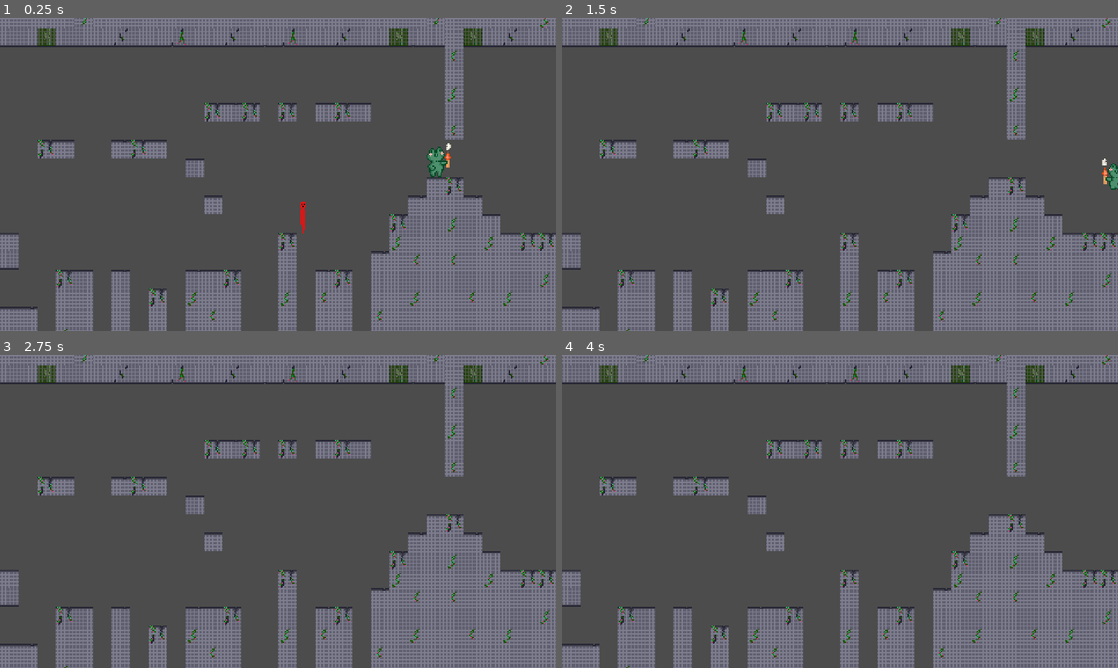
Above: before the commit, frames 1-4 (two rows, left to right).
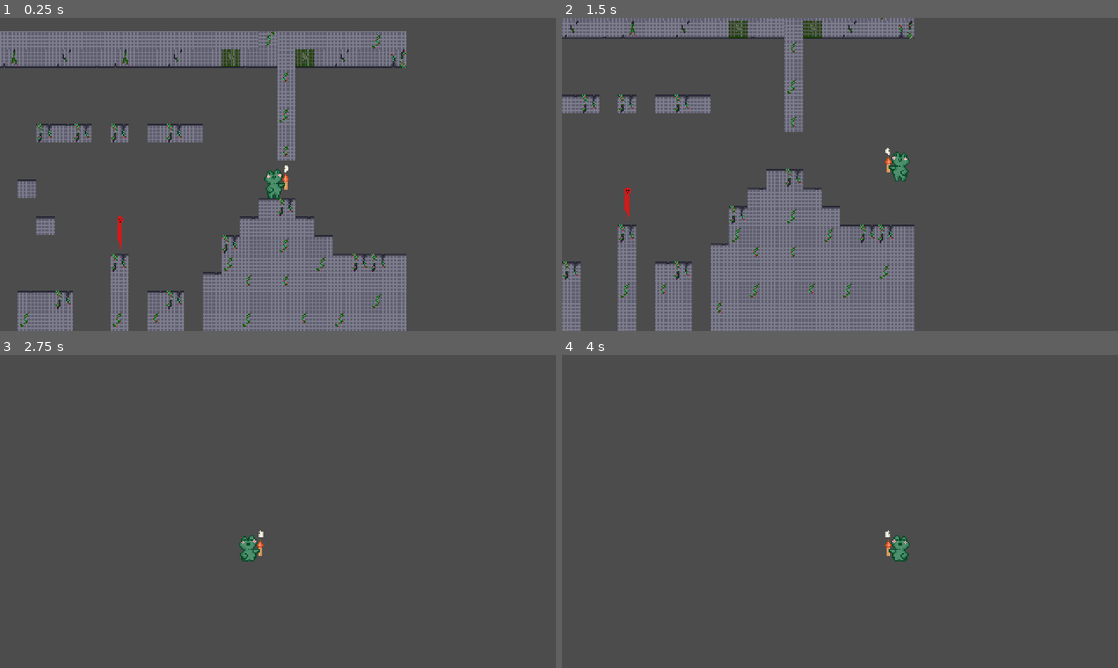
Above: after the commit, the same moments.

Repository: JohannesLadurner/NogardPrincess
Game: Godot game, scene res://assets/levels/Level02.tscn
Same seed, same stepped clock (60 frames per second), same inputs: the game is played once before the commit and once after it. This scene is started directly instead of the project's main scene.
Inputs:
- Up to frame 1 (0.25 s): no input
- Up to frame 2 (1.5 s): hold Right (move_right) from 0.53 s (still down); tap Up (jump) at 0.6, 0.77, 1.07, 1.35 s
- Up to frame 3 (2.75 s): tap Up (jump) at 1.52, 1.82, 2.1 s; release Right (move_right) at 2.03 s; hold Left (move_left) from 2.03 s (still down)
- Up to frame 4 (4 s): release Left (move_left) at 2.78 s; hold Right (move_right) from 2.78 s (still down); tap Up (jump) at 2.85, 3.02, 3.32, 3.6, 3.77 s

The runs differ from the first frame. In frame 1, 44% of the frame differs, in the area x 0-100%, y 0-100%; in frame 2, 40%; in frame 3, 33%; in frame 4, 33%.
Error before the commit: Invalid set index 'disabled' (on base: 'null instance') with value of type 'bool'. (res://assets/player/Player.gd:38)

Commit message:
fixed player in level 2

Diff:
--- a/NogardPrincess/assets/levels/Level02.tscn
+++ b/NogardPrincess/assets/levels/Level02.tscn
@@ -1,17 +1,12 @@
-[gd_scene load_steps=32 format=2]
+[gd_scene load_steps=25 format=2]
 
 [ext_resource path="res://assets/enemies/Enemy.gd" type="Script" id=1]
-[ext_resource path="res://assets/player/Player.gd" type="Script" id=2]
-[ext_resource path="res://assets/player/rookie/PlayerRookieIdle2.png" type="Texture" id=3]
-[ext_resource path="res://assets/player/rookie/PlayerRookieIdle1.png" type="Texture" id=4]
-[ext_resource path="res://assets/player/rookie/PlayerRookieJump.png" type="Texture" id=5]
-[ext_resource path="res://assets/player/rookie/PlayerRookieWalk2.png" type="Texture" id=6]
+[ext_resource path="res://assets/player/Player.tscn" type="PackedScene" id=2]
 [ext_resource path="res://assets/tiles/stones/StonePlantBorder.png" type="Texture" id=7]
 [ext_resource path="res://assets/enemies/Enemy.png" type="Texture" id=8]
 [ext_resource path="res://assets/tiles/stones/StoneCrackBorder.png" type="Texture" id=9]
 [ext_resource path="res://assets/tiles/stones/StoneBorder.png" type="Texture" id=10]
 [ext_resource path="res://assets/tiles/stones/StoneMiddle.png" type="Texture" id=11]
-[ext_resource path="res://assets/player/rookie/PlayerRookieWalk1.png" type="Texture" id=12]
 [ext_resource path="res://assets/tiles/stones/StonePlantMiddle.png" type="Texture" id=13]
 [ext_resource path="res://assets/tiles/stones/StonePlant2Middle.png" type="Texture" id=14]
 [ext_resource path="res://assets/tiles/stones/StoneCeilCrack.png" type="Texture" id=15]
@@ -28,32 +23,6 @@
 
 [sub_resource type="RectangleShape2D" id=2]
 extents = Vector2( 3.18584, 16 )
-
-[sub_resource type="SpriteFrames" id=3]
-animations = [ {
-"frames": [ ExtResource( 4 ), ExtResource( 3 ) ],
-"loop": true,
-"name": "idle",
-"speed": 4.0
-}, {
-"frames": [ ExtResource( 12 ), ExtResource( 4 ), ExtResource( 6 ), ExtResource( 4 ) ],
-"loop": true,
-"name": "walk",
-"speed": 5.0
-}, {
-"frames": [ ExtResource( 4 ) ],
-"loop": true,
-"name": "jumpUp",
-"speed": 5.0
-}, {
-"frames": [ ExtResource( 5 ) ],
-"loop": true,
-"name": "jumpDown",
-"speed": 5.0
-} ]
-
-[sub_resource type="RectangleShape2D" id=4]
-extents = Vector2( 5, 13 )
 
 [sub_resource type="ConvexPolygonShape2D" id=5]
 points = PoolVector2Array( 0, 0, 16, 0, 16, 16, 0, 16 )
@@ -286,33 +255,12 @@
 position = Vector2( 343.625, 143.209 )
 shape = SubResource( 2 )
 
-[node name="Player" type="KinematicBody2D" parent="."]
-position = Vector2( 20, 0 )
-script = ExtResource( 2 )
-
-[node name="AnimatedSprite" type="AnimatedSprite" parent="Player"]
-position = Vector2( 455.42, 93.1828 )
-frames = SubResource( 3 )
-animation = "jumpDown"
-
-[node name="CollisionShape2D" type="CollisionShape2D" parent="Player"]
-position = Vector2( 453.567, 96.0751 )
-shape = SubResource( 4 )
-
-[node name="Camera2D" type="Camera2D" parent="Player"]
-position = Vector2( 455.42, 93.1828 )
-current = true
-limit_left = -370
-limit_top = -25
-limit_right = 575
-limit_bottom = 190
-drag_margin_h_enabled = true
-drag_margin_v_enabled = true
-editor_draw_drag_margin = true
-
 [node name="TileMap" type="TileMap" parent="."]
 position = Vector2( -1, 0 )
 tile_set = SubResource( 14 )
 cell_size = Vector2( 16, 16 )
 format = 1
 tile_data = PoolIntArray( -65559, 3, 0, -65558, 3, 0, -65557, 6, 0, -65556, 3, 0, -65555, 3, 0, -65554, 3, 0, -65553, 3 …(6313 unchanged characters)…
+
+[node name="Player" parent="." instance=ExtResource( 2 )]
+position = Vector2( 480.152, 91.6577 )
